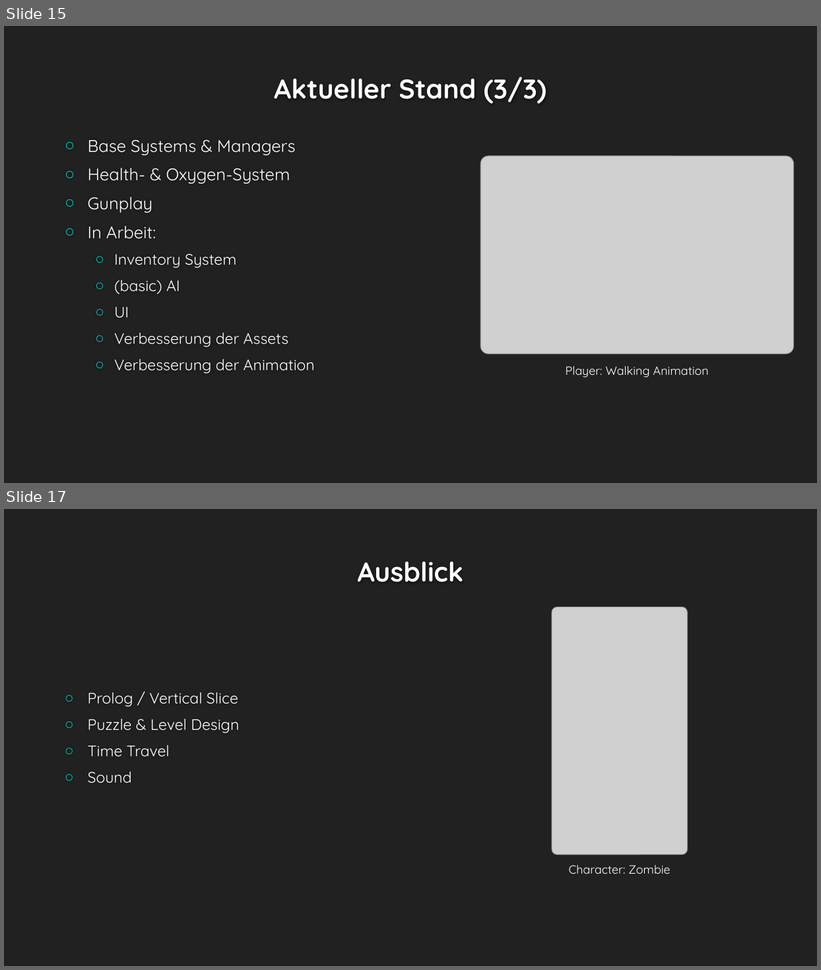
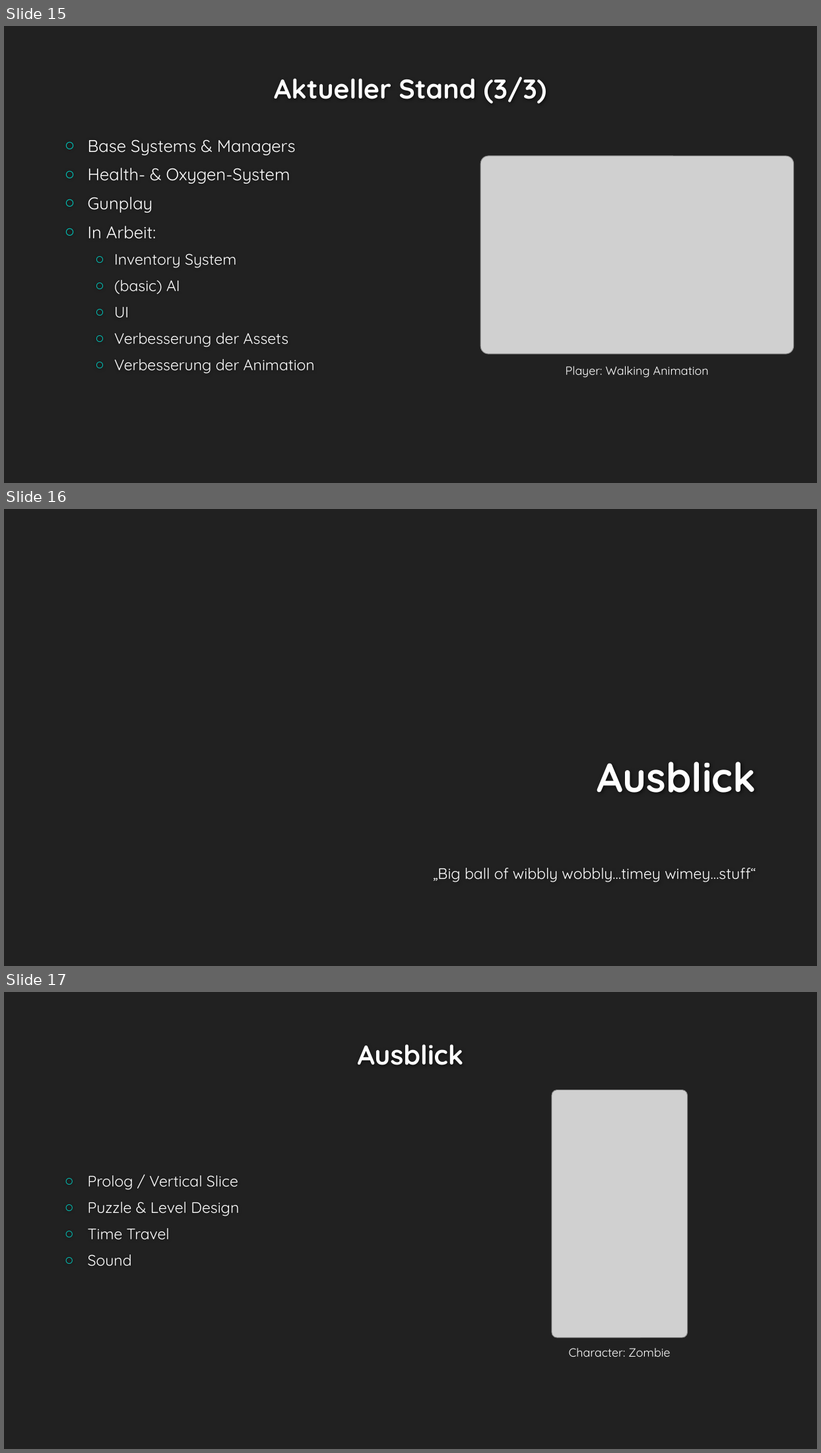
Before and after one commit to EmKaCe/DoctorWhy, a slide deck: Information/Präsentation.pptx. Shown one above the other, each under a label of ours: slides 15 and 17 before the commit, slides 15, 16 and 17 after it; the slides between them are not shown. The pictures are 821x970 and 821x1453 pixels, drawn with LibreOffice and Linux fonts; fonts in the diff are those of the drawing; grey boxes stand for pictures; background and template pictures are left out. Boxes give left, top, right and bottom in pixels: in the first picture for what was removed or moved away, otherwise in the second. Text is boxed around its words. In the diff, an @@ line names an element or a change of style, - is before the commit and + after.

```diff
--- a/Information/Präsentation.pptx
+++ b/Information/Präsentation.pptx
@@ slide 16 added at <box>4,509,817,966</box>, background #212121 @@
@@ title added at <box>597,762,756,793</box>, 48 pt, text #FEFEFE, bold @@
+Ausblick
@@ text added at <box>433,868,756,883</box>, 18 pt, text #FFFFFF @@
+„Big ball of wibbly wobbly…timey wimey…stuff“
```
Also in this commit, not shown: 2 slides changed, 2 other slides added, 2 slides removed.
